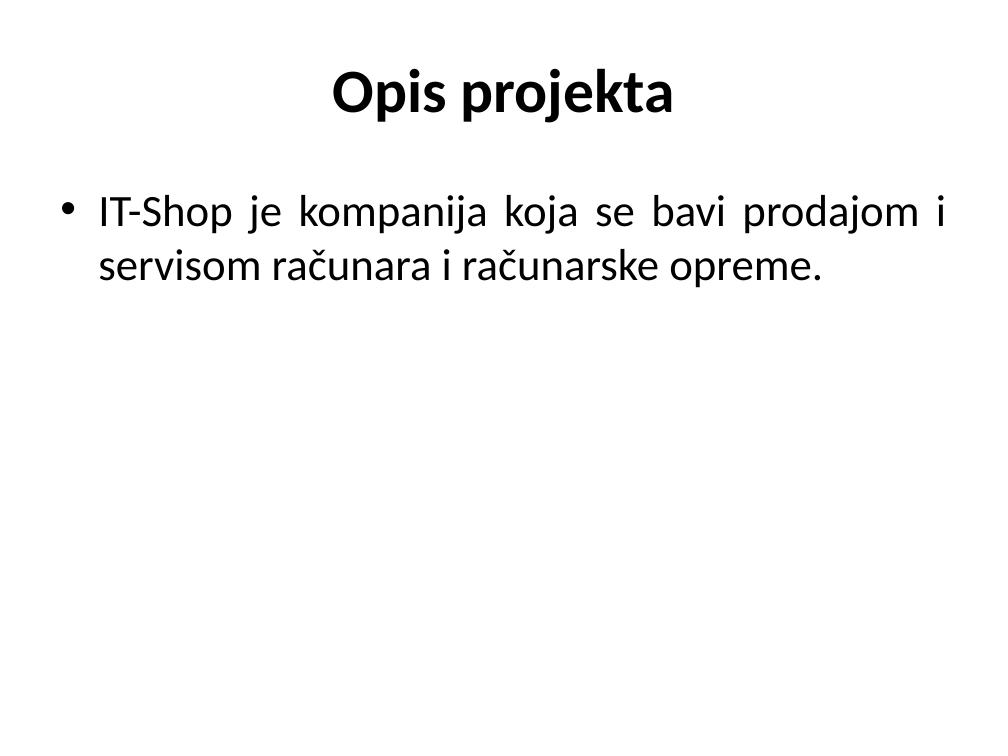
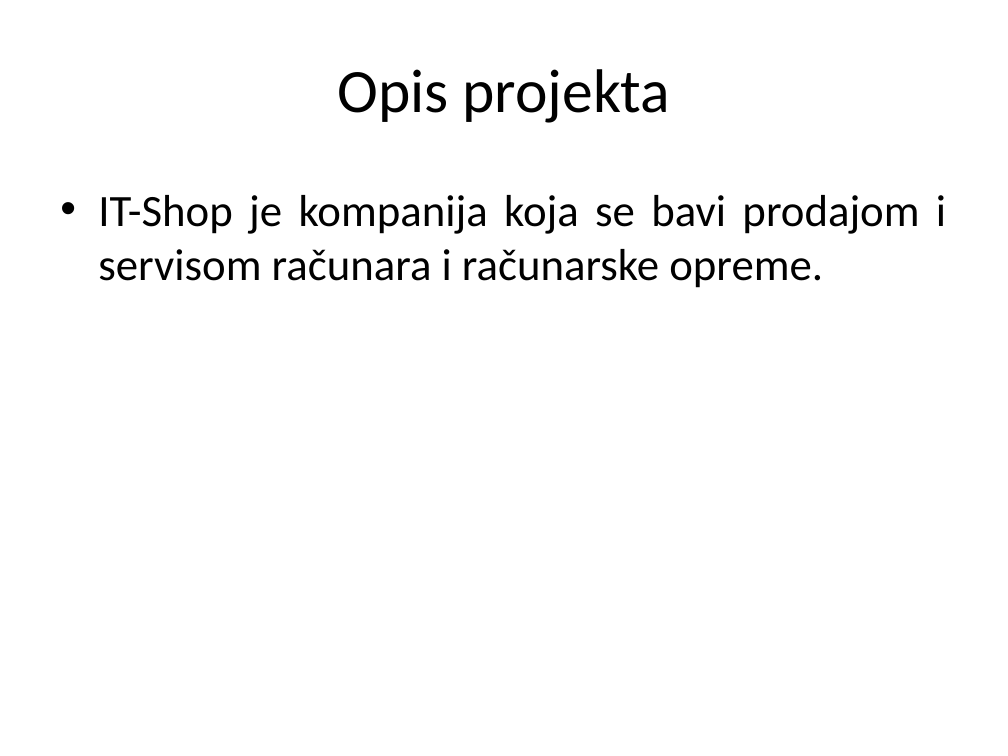
Before and after one commit to ooad-2014-2015/HeritageDev, a slide deck: slide 2 of Prezentacija.pptx. Drawn at 1008x756 pixels with LibreOffice and Linux fonts; fonts in the diff are those of the drawing; background and template pictures are left out. Boxes give left, top, right and bottom in pixels: in the first picture for what was removed or moved away, otherwise in the second. Text is boxed around its words. In the diff, an @@ line names an element or a change of style, - is before the commit and + after.

```diff
--- a/Prezentacija.pptx
+++ b/Prezentacija.pptx
@@ title "Opis projekta" at bbox=[337, 69, 670, 123]: bold off @@
```
Also in this commit, not shown: 8 other slides changed, 3 slides added, 4 slides removed, 2 other files.
